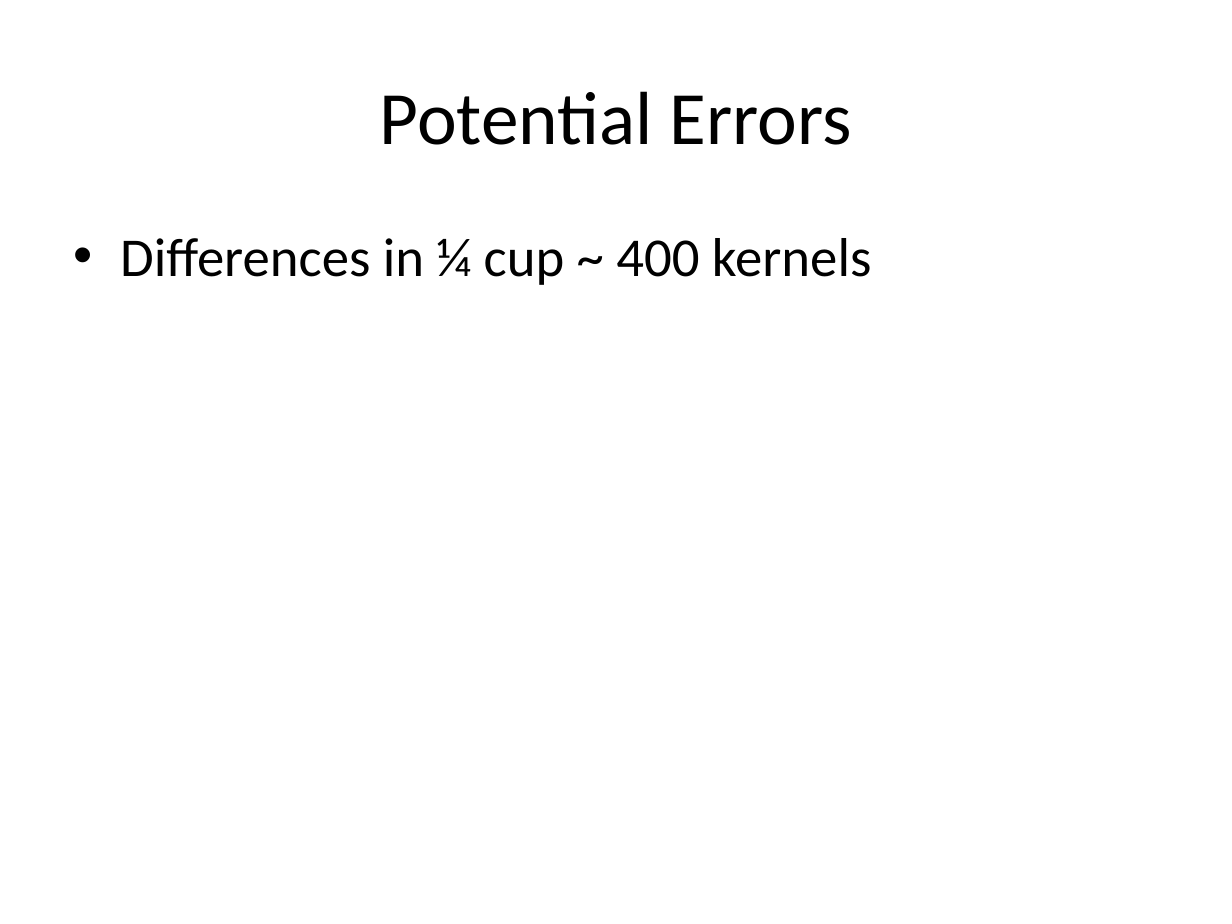
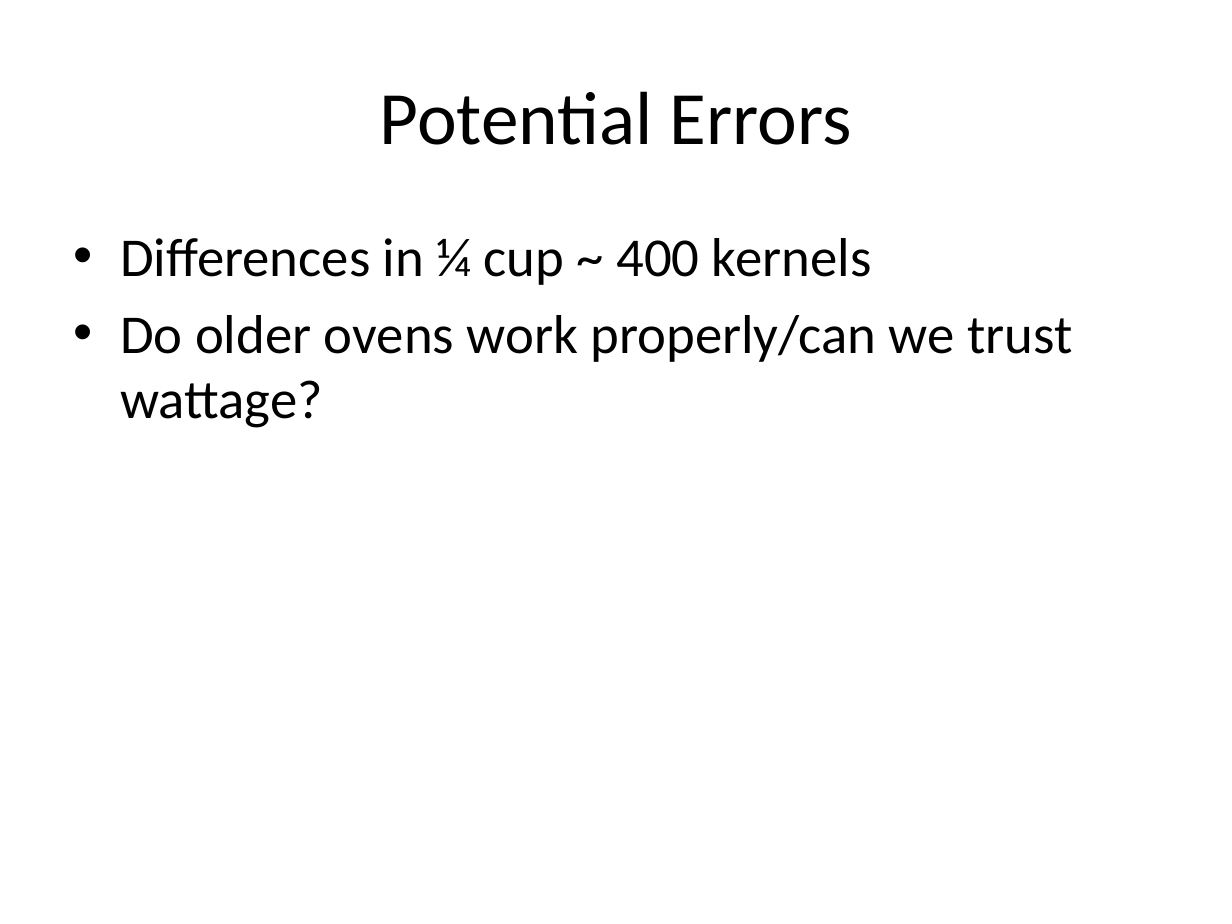
Before and after one commit to RabbitA/stat571, a slide deck: slide 4 of project/thornton-clark-popcorn.pptx. Drawn at 1232x924 pixels with LibreOffice and Linux fonts; fonts in the diff are those of the drawing. Boxes give left, top, right and bottom in pixels: in the first picture for what was removed or moved away, otherwise in the second. Text is boxed around its words. In the diff, an @@ line names an element or a change of style, - is before the commit and + after.

```diff
--- a/project/thornton-clark-popcorn.pptx
+++ b/project/thornton-clark-popcorn.pptx
@@ text at [120, 315, 1072, 428]: paragraph added @@
+• Do older ovens work properly/can we trust wattage?
```
Also in this commit, not shown: 4 other slides changed, 3 slides added, 1 slide removed, 7 other files.
